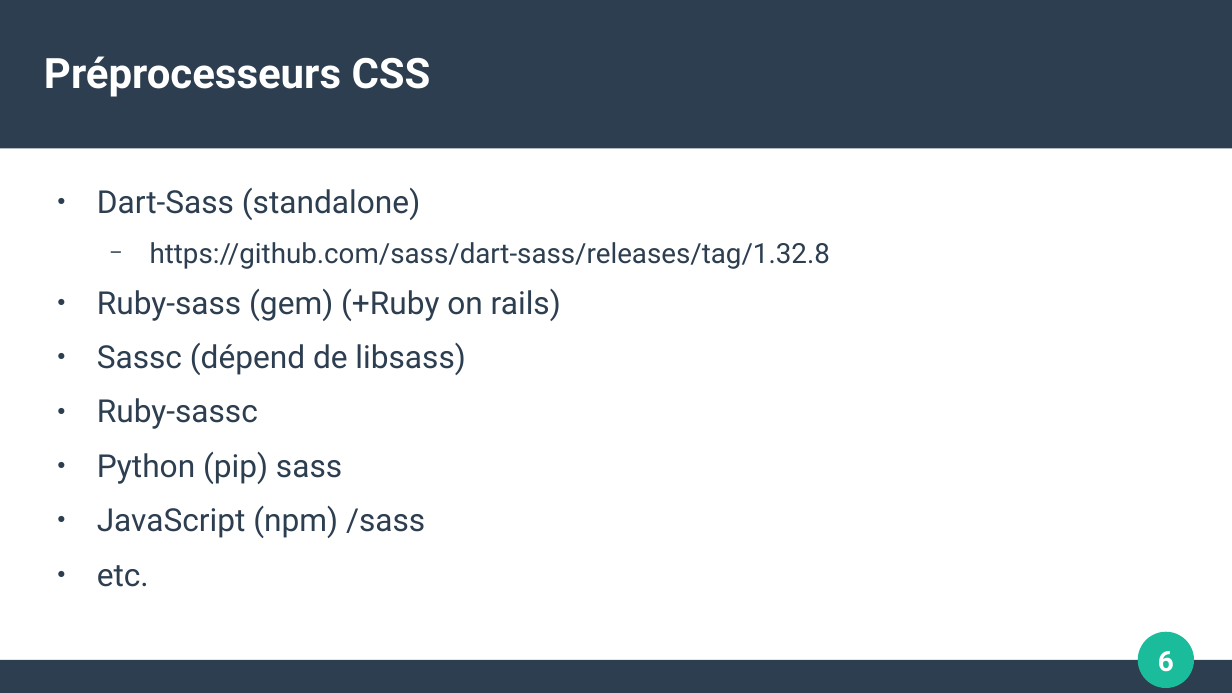
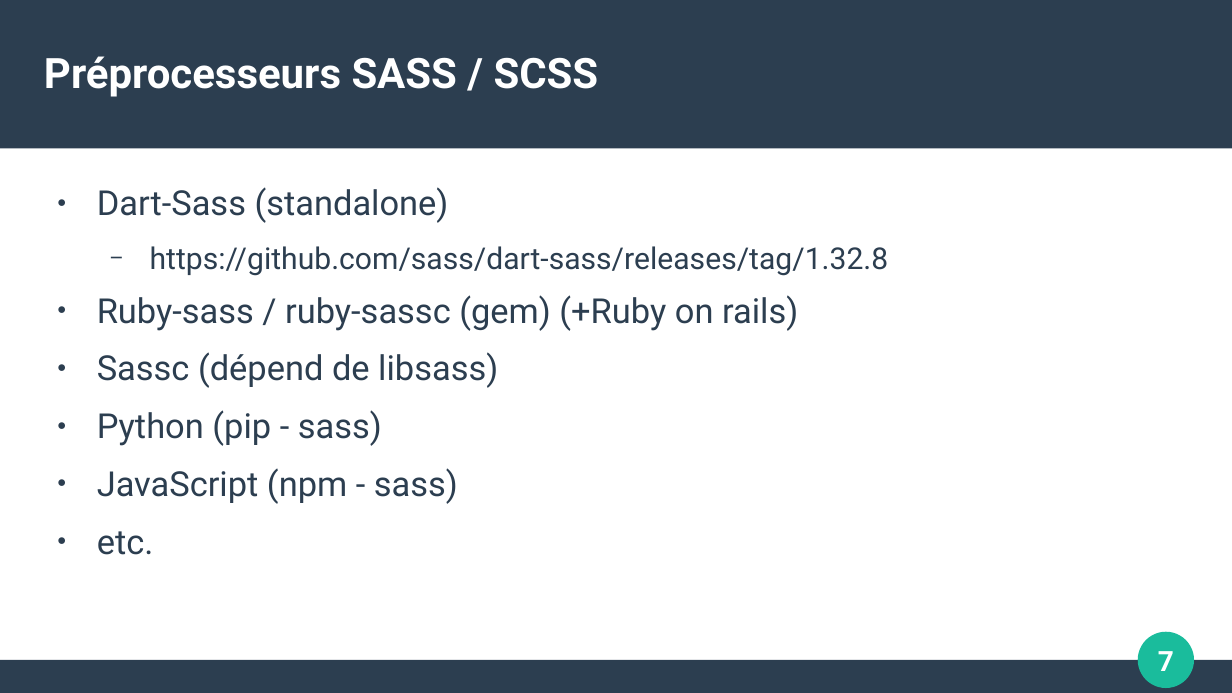
Before and after one commit to OLFP-RAN-2021/Adrien, a slide deck: slide 7 of devoirs/compiler-css/Preprocesseur.odp (slide 6 before the commit). Drawn at 1232x693 pixels with LibreOffice and Linux fonts; fonts in the diff are those of the drawing. Boxes give left, top, right and bottom in pixels: in the first picture for what was removed or moved away, otherwise in the second. Text is boxed around its words. In the diff, an @@ line names an element or a change of style, - is before the commit and + after.

```diff
--- a/devoirs/compiler-css/Preprocesseur.odp
+++ b/devoirs/compiler-css/Preprocesseur.odp
@@ title at (44,56,599,97): text changed @@
-Préprocesseurs CSS
+Préprocesseurs SASS / SCSS
@@ text at (97,187,889,555): size 20.4 to 22.2 pt in "Dart-Sass (standalone)", "Sassc (dépend de libsass)", "etc."; size 17.9 to 19.4 pt in "https://github.com/sass/dart-sass/releases/tag/1.32.8" @@
@@ text at (97,295,798,331): text changed; size 20.4 to 22.2 pt @@
-● Ruby-sass (gem) (+Ruby on rails)
+● Ruby-sass / ruby-sassc (gem) (+Ruby on rails)
@@ text at (97,410,458,504): text changed; size 20.4 to 22.2 pt @@
-● Ruby-sassc
-● Python (pip) sass
-● JavaScript (npm) /sass
+● Python (pip - sass)
+● JavaScript (npm - sass)
@@ page number at (1158,651,1174,671): text changed @@
-6
+7
```
Also in this commit, not shown: 3 other slides changed, 4 slides added, 1 other file.
